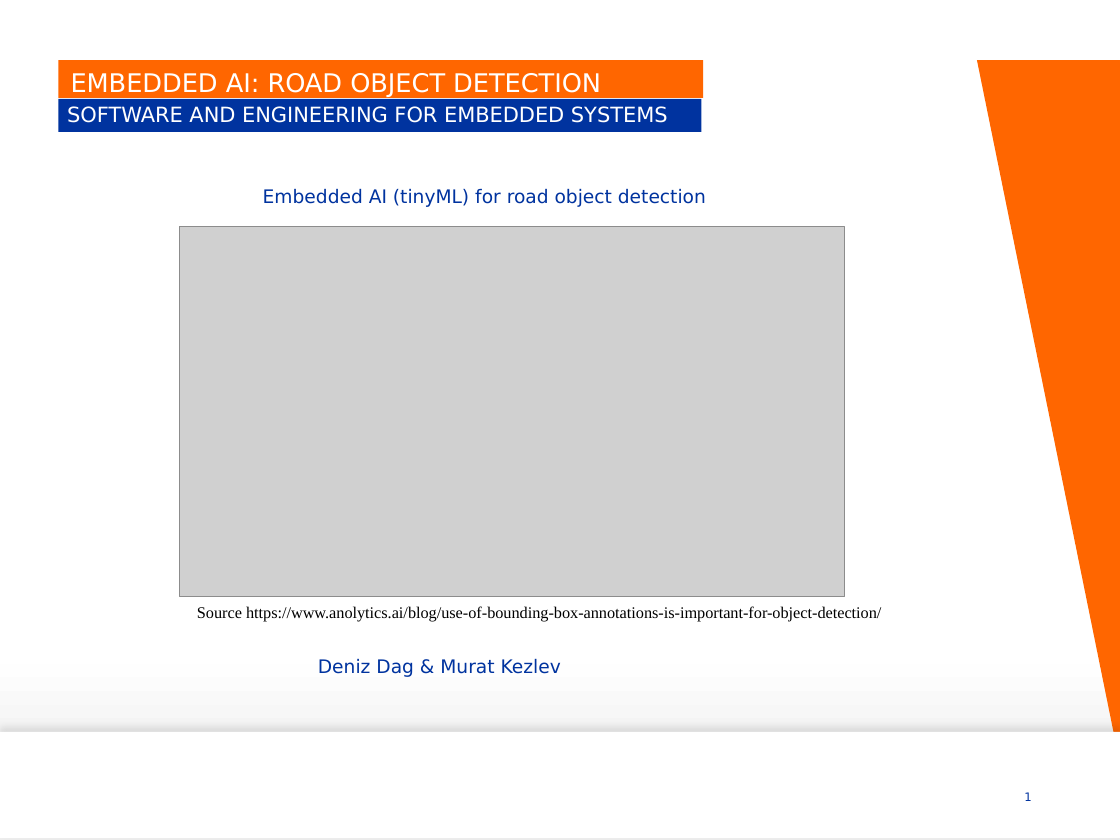
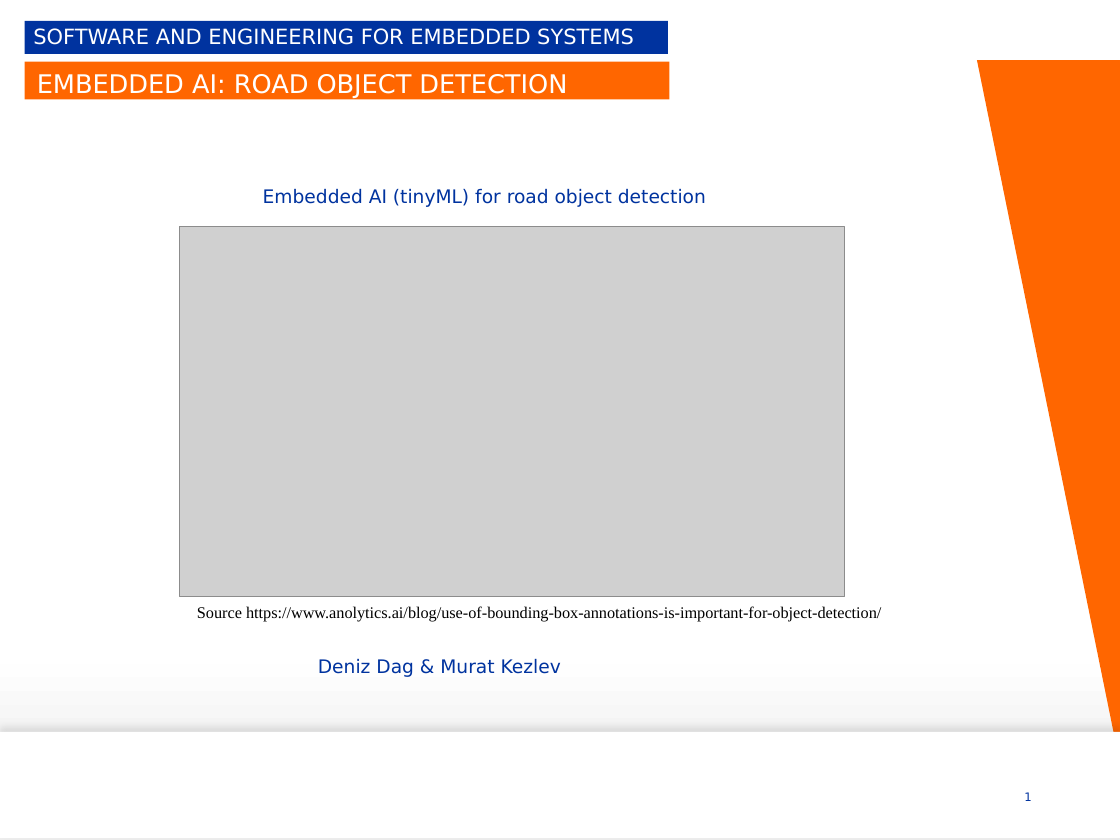
Before and after one commit to mkezlev/MACS-SEES-ObjectDetect, a slide deck: slide 1 of SEES Project Slides.pptx. Drawn at 1120x840 pixels with LibreOffice and Linux fonts; fonts in the diff are those of the drawing; grey boxes stand for pictures; background and template pictures are left out. Boxes give left, top, right and bottom in pixels: in the first picture for what was removed or moved away, otherwise in the second. Text is boxed around its words. In the diff, an @@ line names an element or a change of style, - is before the commit and + after.

Commit message:
PPT update

```diff
--- a/SEES Project Slides.pptx
+++ b/SEES Project Slides.pptx
@@ subtitle "SOFTWARE AND ENGINEERING FOR EMBEDDED ...": place and size @@
-subtitle "SOFTWARE AND ENGINEERING FOR EMBEDDED ..." at bbox=[58, 99, 701, 132]
+subtitle "SOFTWARE AND ENGINEERING FOR EMBEDDED ..." at bbox=[25, 21, 668, 55]
@@ title "EMBEDDED AI: ROAD OBJECT DETECTION": place and size @@
-title "EMBEDDED AI: ROAD OBJECT DETECTION" at bbox=[58, 60, 703, 99]
+title "EMBEDDED AI: ROAD OBJECT DETECTION" at bbox=[25, 62, 670, 100]
```
Also in this commit, not shown: 6 slides added.
